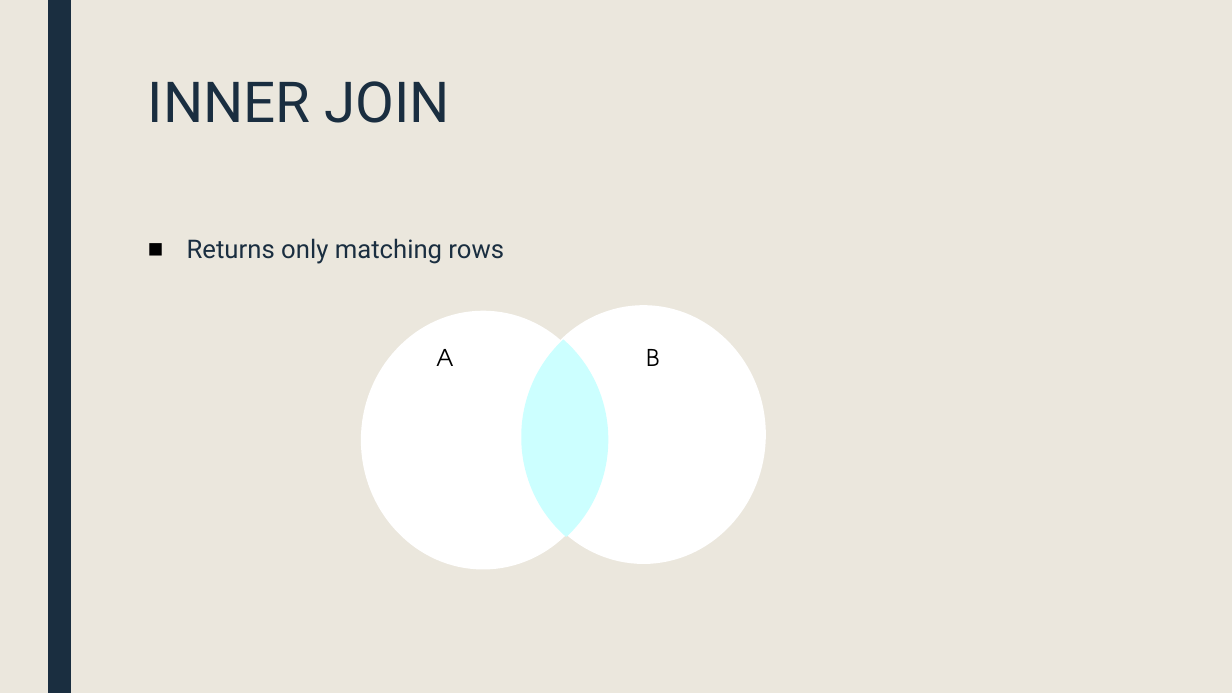
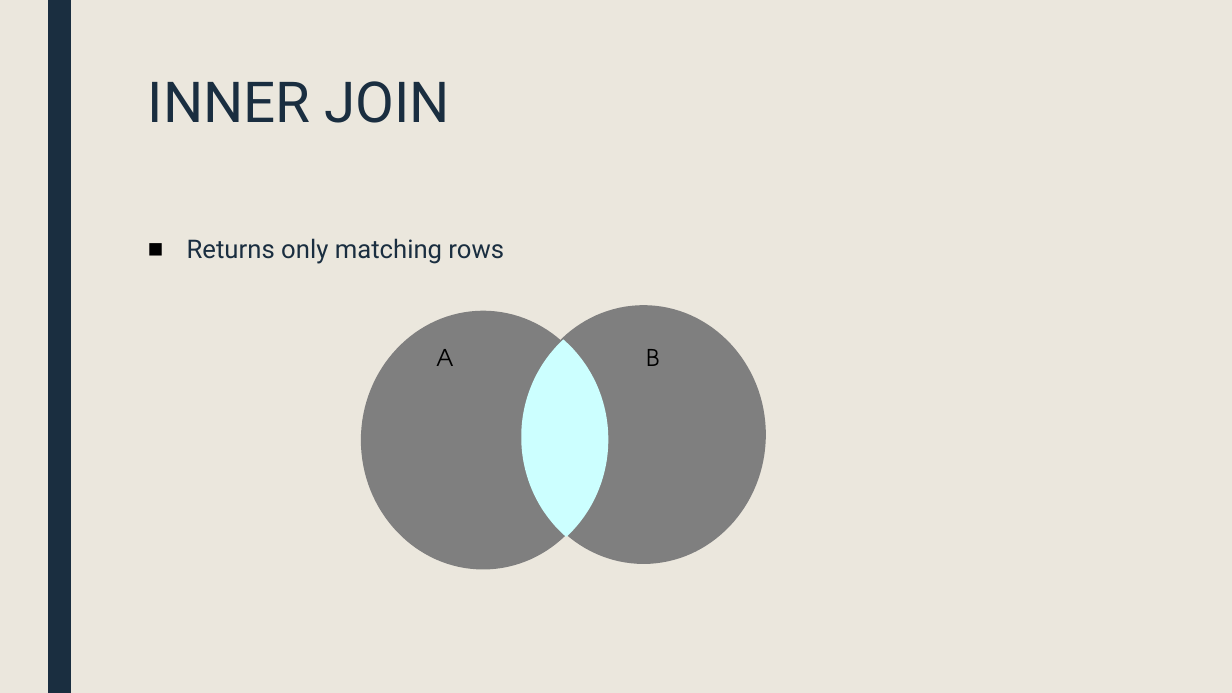
Before and after one commit to MGIS-UMN/GIS5577_week4, a slide deck: slide 9 of Advanced_DB_queries.odp. Drawn at 1232x693 pixels with LibreOffice and Linux fonts; fonts in the diff are those of the drawing. Boxes give left, top, right and bottom in pixels: in the first picture for what was removed or moved away, otherwise in the second. Text is boxed around its words. In the diff, an @@ line names an element or a change of style, - is before the commit and + after.

```diff
--- a/Advanced_DB_queries.odp
+++ b/Advanced_DB_queries.odp
@@ freeform shape at (x1=361, y1=311, x2=606, y2=570): fill #FFFFFF to #7F7F7F @@
@@ freeform shape at (x1=521, y1=305, x2=766, y2=564): fill #FFFFFF to #7F7F7F @@
```
Also in this commit, not shown: 1 other slide changed, 3 slides added.
